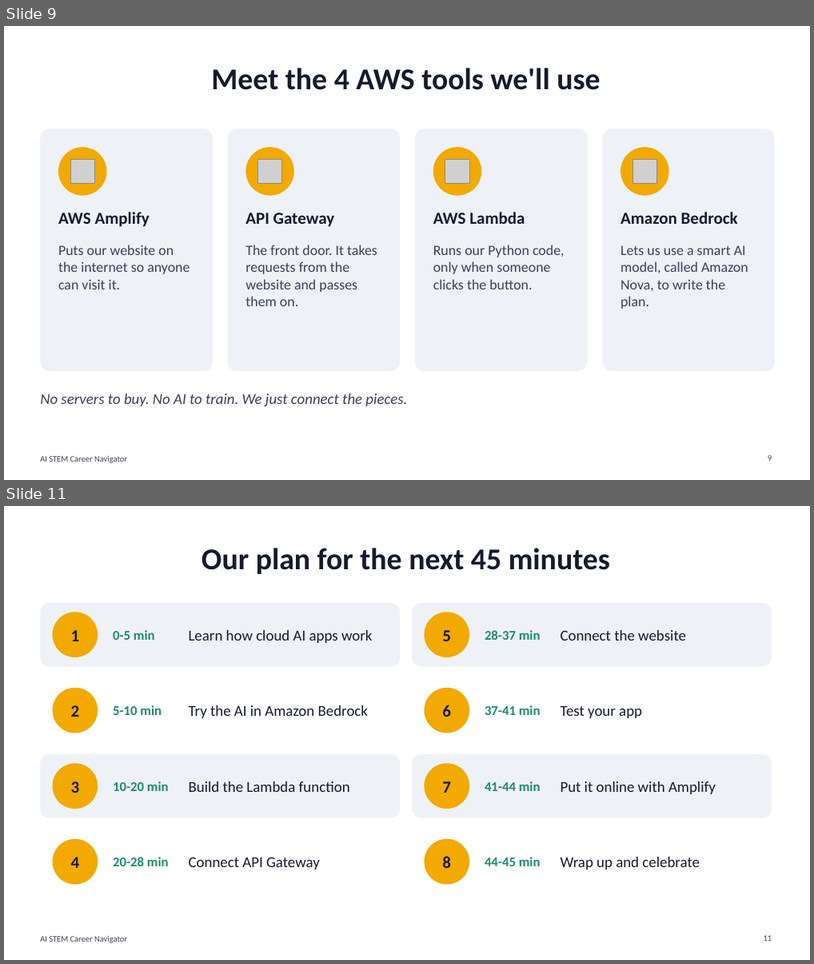
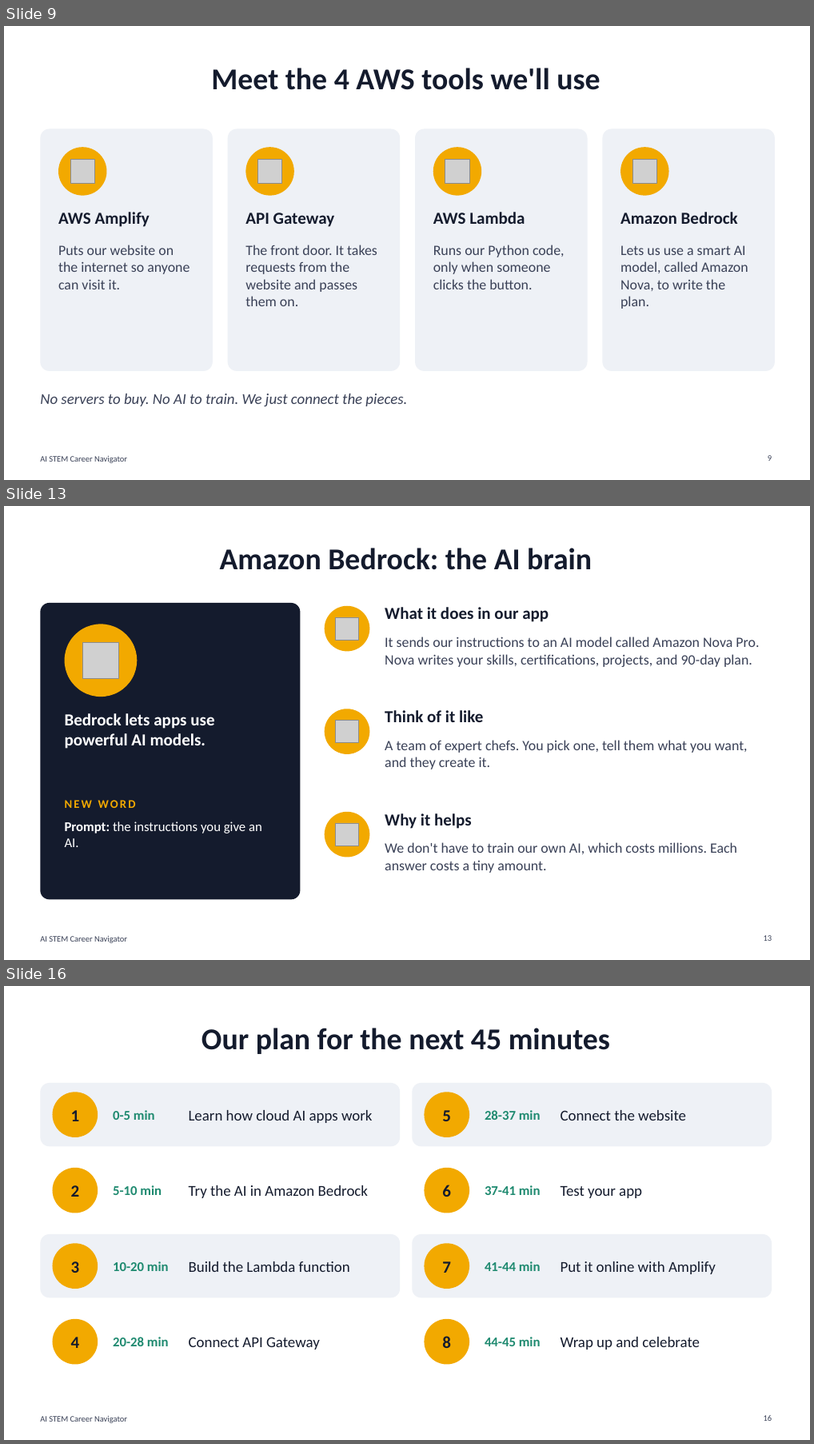
Before and after one commit to kingmellow08/ai-career-navigator, a slide deck: presentation/AI_Career_Coach_Workshop.pptx. Shown one above the other, each under a label of ours: slides 9 and 11 before the commit, slides 9, 13 and 16 after it; the slides between them are not shown. The pictures are 814x964 and 814x1444 pixels, drawn with LibreOffice and Linux fonts; fonts in the diff are those of the drawing; grey boxes stand for pictures. Boxes give left, top, right and bottom in pixels: in the first picture for what was removed or moved away, otherwise in the second. Text is boxed around its words. In the diff, an @@ line names an element or a change of style, - is before the commit and + after.

```diff
--- a/presentation/AI_Career_Coach_Workshop.pptx
+++ b/presentation/AI_Career_Coach_Workshop.pptx
@@ slide 13 added at [4,506,810,960], background #FFFFFF; not listed: 1 template element that a slide beside it also shows @@
@@ title added at [220,548,592,570], 36 pt, text #141B2D, bold @@
+Amazon Bedrock: the AI brain
@@ rounded rectangle added at [40,603,301,900], fill #141B2D @@
@@ ellipse added at [65,624,137,696], fill #F2A900 @@
@@ ellipse added at [325,606,370,651], fill #F2A900 @@
@@ picture added at [336,617,359,640] @@
@@ text added at [385,607,549,622], 20 pt, text #141B2D, bold @@
+What it does in our app
@@ picture added at [82,642,119,679] @@
@@ text added at [385,636,759,667], 17 pt, text #3A4157 @@
+It sends our instructions to an AI model called Amazon Nova Pro. Nova writes your skills, certifications, projects, and 90-day plan.
@@ text added at [65,713,214,748], 20 pt, text #FFFFFF, bold @@
+Bedrock lets apps use powerful AI models.
@@ ellipse added at [325,708,370,754], fill #F2A900 @@
@@ picture added at [336,720,359,743] @@
@@ text added at [385,710,483,722], 20 pt, text #141B2D, bold @@
+Think of it like
@@ text added at [385,740,748,769], 17 pt, text #3A4157 @@
+A team of expert chefs. You pick one, tell them what you want, and they create it.
@@ text added at [65,800,136,808], 14 pt, text #F2A900, bold @@
+NEW WORD
@@ ellipse added at [325,812,370,857], fill #F2A900 @@
@@ text added at [385,813,472,828], 20 pt, text #141B2D, bold @@
+Why it helps
@@ text added at [65,821,262,847], 16 pt, text #FFFFFF @@
+Prompt: the instructions you give an AI.
@@ picture added at [336,823,359,846] @@
@@ text added at [385,842,738,872], 17 pt, text #3A4157 @@
+We don't have to train our own AI, which costs millions. Each answer costs a tiny amount.
@@ page number added at [764,935,773,940], 10 pt, text #3A4157 @@
+13
@@ what was slide 11 is now slide 16 @@
@@ page number at [764,1415,773,1420]: text changed @@
-11
+16
```
Also in this commit, not shown: 1 slide changed, 4 other slides added, 2 other files.
